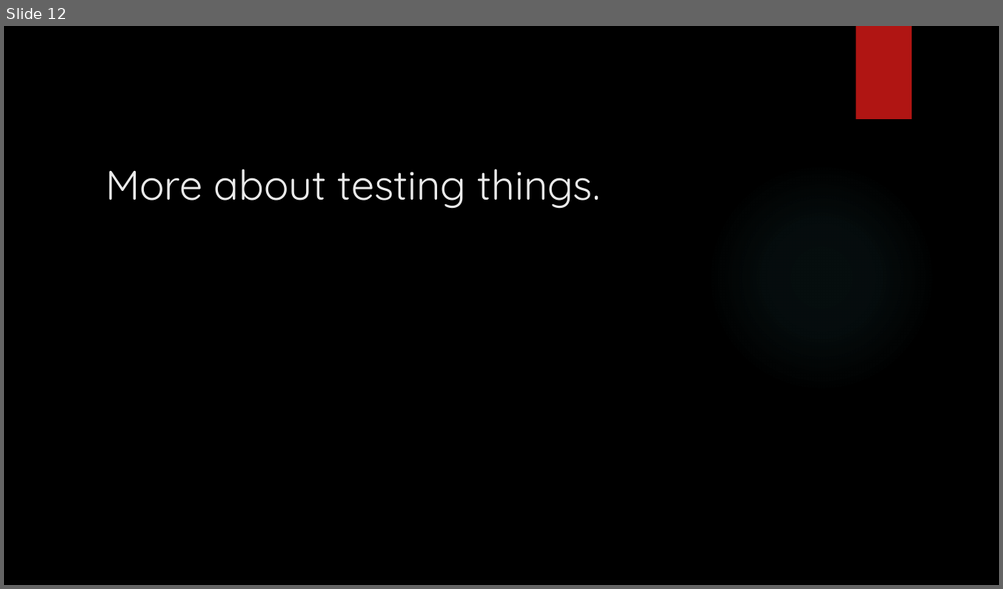
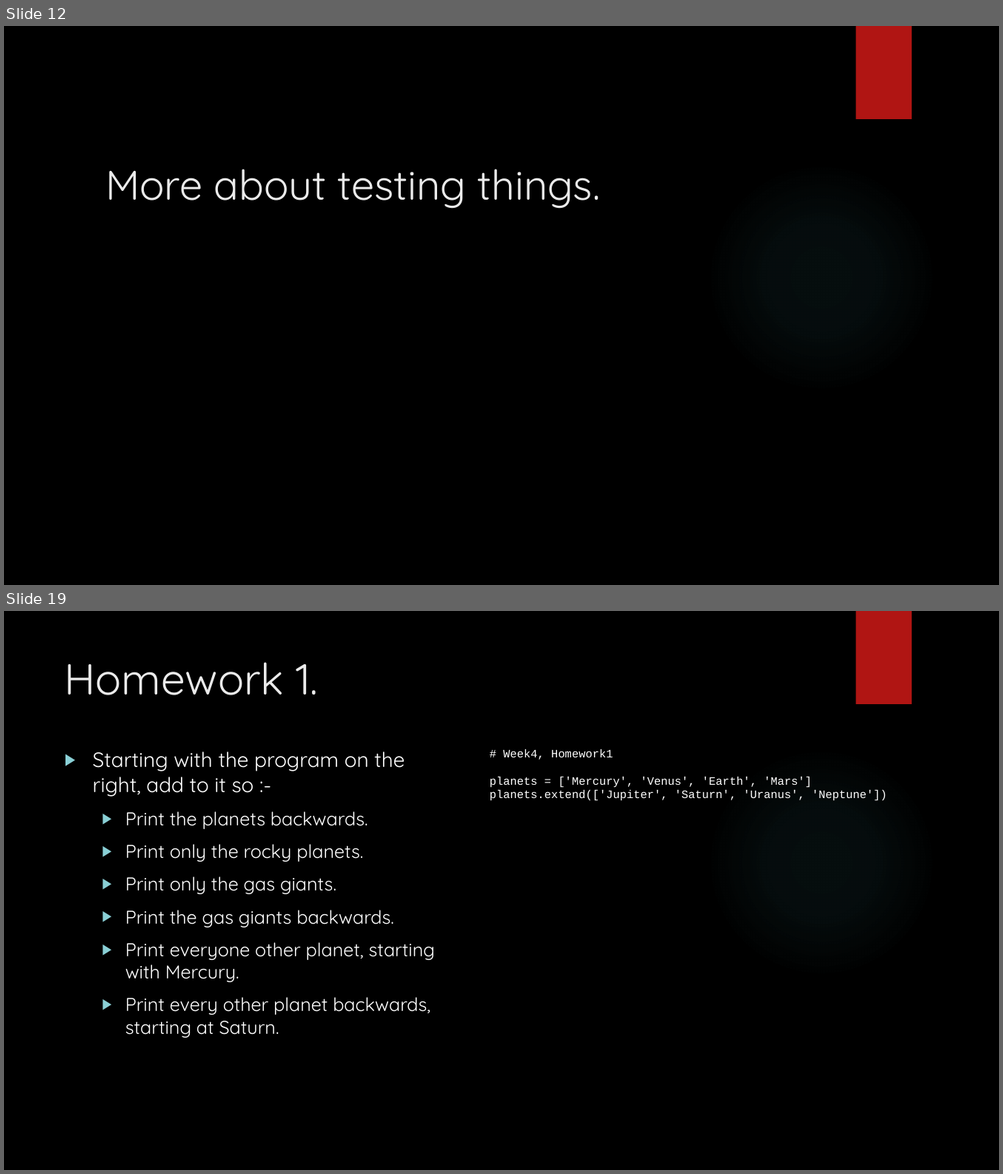
Before and after one commit to davidgroves/DGM_Tutorials, a slide deck: week4/week4.pptx. Shown one above the other, each under a label of ours: slide 12 before the commit, slides 12 and 19 after it; the slides between them are not shown. The pictures are 1003x589 and 1003x1174 pixels, drawn with LibreOffice and Linux fonts; fonts in the diff are those of the drawing; background and template pictures are left out. Boxes give left, top, right and bottom in pixels: in the first picture for what was removed or moved away, otherwise in the second. Text is boxed around its words. In the diff, an @@ line names an element or a change of style, - is before the commit and + after.

Commit message:
Week 4 Draft Finished.

```diff
--- a/week4/week4.pptx
+++ b/week4/week4.pptx
@@ slide 19 added at box(4, 611, 999, 1170), background picture (left out); not listed: 2 template elements that a slide beside it also shows @@
@@ title added at box(64, 662, 318, 695), 42 pt, text #EBEBEB @@
+Homework 1.
@@ text added at box(93, 752, 435, 1038), 18 pt, text #FFFFFF @@
+▶ Starting with the program on the right, add to it so :-
+  ▶ Print the planets backwards.
+  ▶ Print only the rocky planets.
+  ▶ Print only the gas giants.
+  ▶ Print the gas giants backwards.
+  ▶ Print everyone other planet, starting with Mercury.
+  ▶ Print every other planet backwards, starting at Saturn.
@@ text added at box(489, 749, 887, 801), 11 pt, text #FFFFFF @@
+# Week4, Homework1
+planets = ['Mercury', 'Venus', 'Earth', 'Mars']
+planets.extend(['Jupiter', 'Saturn', 'Uranus', 'Neptune'])
```
Also in this commit, not shown: 1 slide changed, 9 other slides added, 6 other files.
